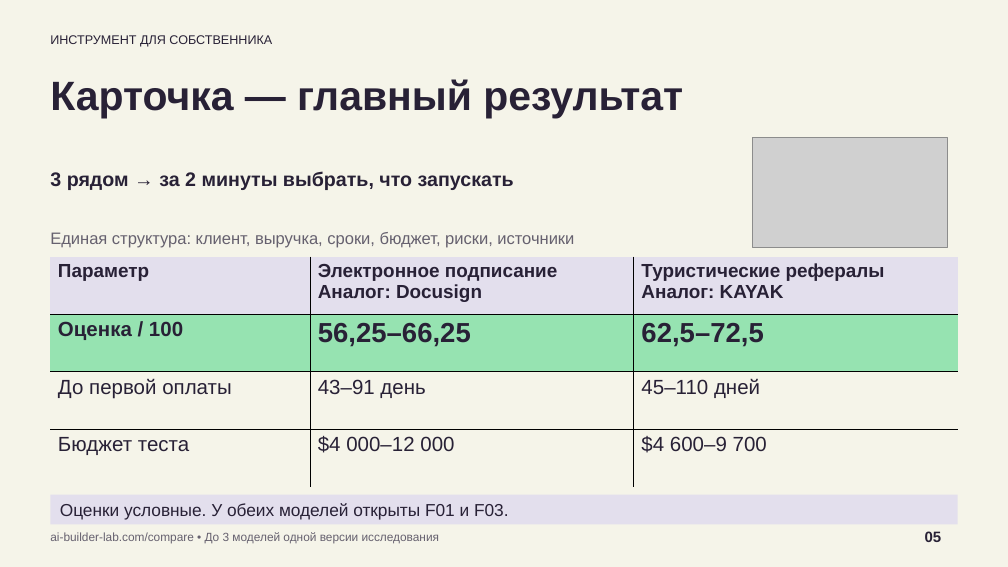
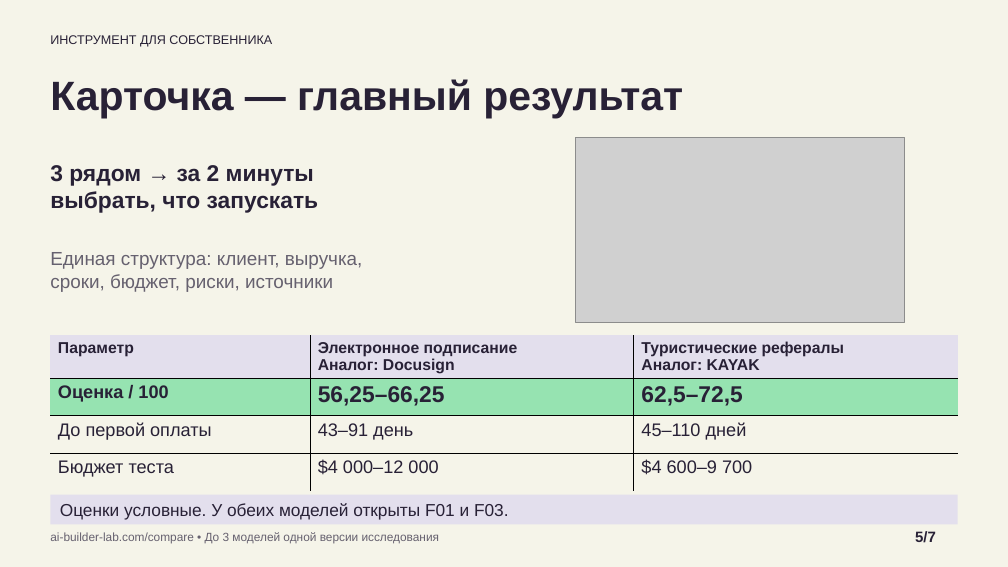
Before and after one commit to bcmle/test_ai_builder, a slide deck: slide 5 of presentation/AI-Builder-CEO.pptx. Drawn at 1008x567 pixels with LibreOffice and Linux fonts; fonts in the diff are those of the drawing; grey boxes stand for pictures. Boxes give left, top, right and bottom in pixels: in the first picture for what was removed or moved away, otherwise in the second. Text is boxed around its words. In the diff, an @@ line names an element or a change of style, - is before the commit and + after.

Commit message:
design: enlarge comparison screenshot and number slides out of seven

```diff
--- a/presentation/AI-Builder-CEO.pptx
+++ b/presentation/AI-Builder-CEO.pptx
@@ picture: place and size @@
-picture at (752, 138, 947, 247)
+picture at (576, 137, 905, 322)
@@ text at (50, 165, 319, 213): text changed; size 18.8 to 21.8 pt @@
-3 рядом → за 2 минуты выбрать, что запускать
+3 рядом → за 2 минуты
+выбрать, что запускать
@@ text at (50, 252, 363, 292): text changed; size 15.8 to 18 pt @@
-Единая структура: клиент, выручка, сроки, бюджет, риски, источники
+Единая структура: клиент, выручка,
+сроки, бюджет, риски, источники
@@ table at (51, 336, 958, 487) @@
@@ size 18 to 15 pt in "Параметр", "Электронное подписание", "Аналог: Docusign", "Туристические рефералы" and 1 more places @@
@@ size 19.5 to 17.2 pt in "Оценка / 100", "До первой оплаты", "43–91 день", "45–110 дней" and 3 more places @@
@@ size 26.2 to 21.8 pt in "56,25–66,25", "62,5–72,5" @@
@@ table: place and size @@
-table at (51, 257, 958, 487)
+table at (51, 336, 958, 487)
@@ text at (915, 531, 936, 543): text changed @@
-05
+5/7
```
Also in this commit, not shown: 6 other slides changed, 8 other files.
